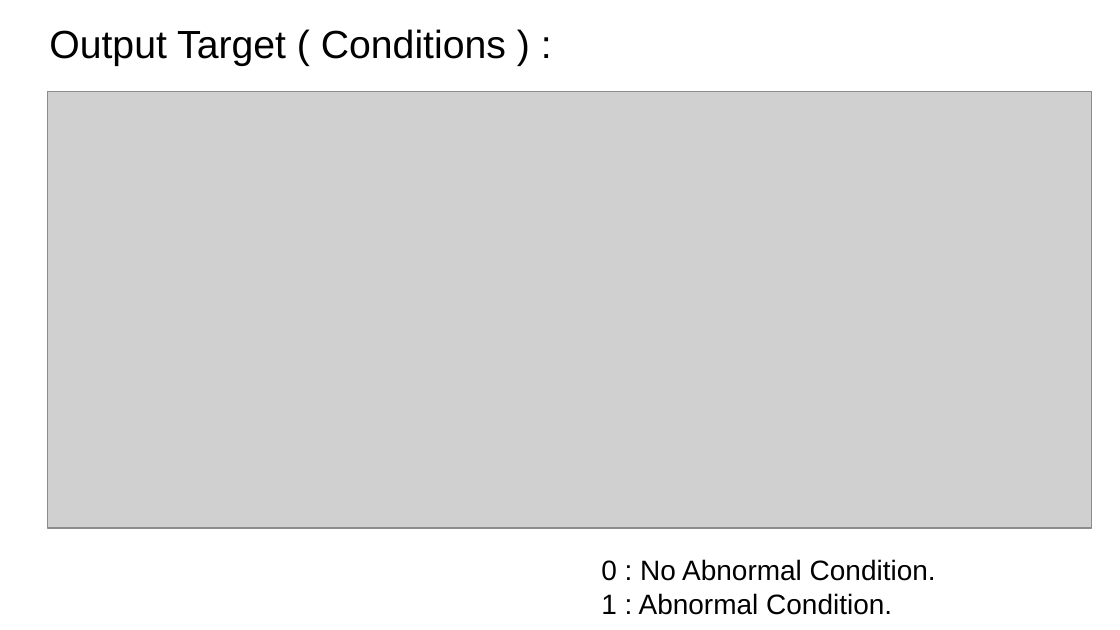
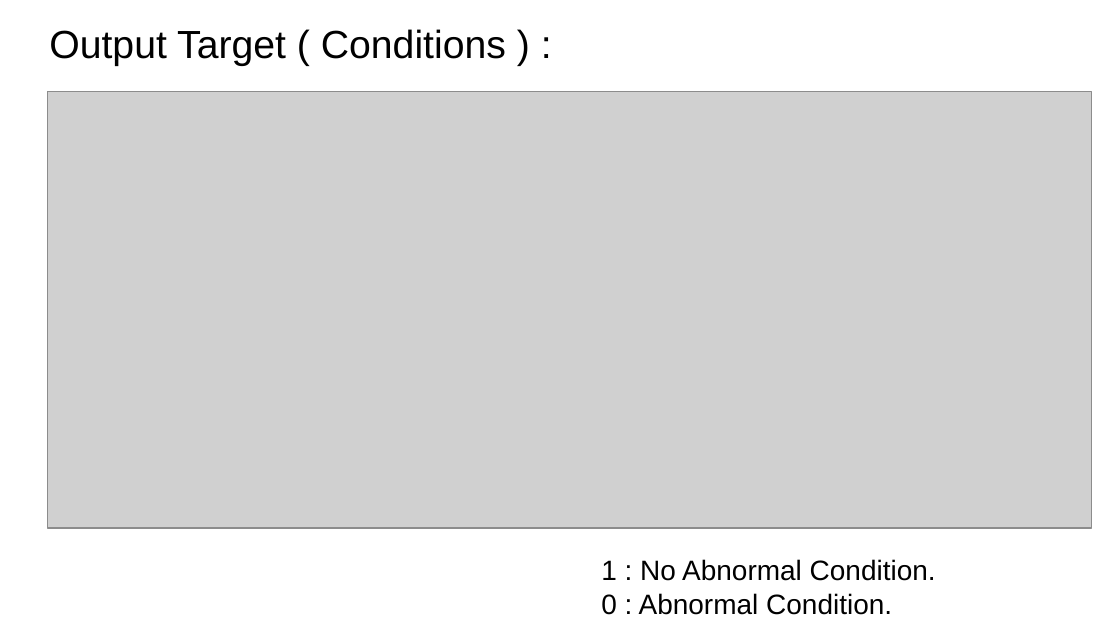
Before and after one commit to Udgata-ML/CDC-Data-CounterFactual, a slide deck: slide 4 of results/CDC Dataset CFs Partial RESULTS.pptx. Drawn at 1120x630 pixels with LibreOffice and Linux fonts; fonts in the diff are those of the drawing; grey boxes stand for pictures. Boxes give left, top, right and bottom in pixels: in the first picture for what was removed or moved away, otherwise in the second. Text is boxed around its words. In the diff, an @@ line names an element or a change of style, - is before the commit and + after.

```diff
--- a/results/CDC Dataset CFs Partial RESULTS.pptx
+++ b/results/CDC Dataset CFs Partial RESULTS.pptx
@@ text at (601,559,936,615): text changed @@
-0 : No Abnormal Condition.
-1 : Abnormal Condition.
+1 : No Abnormal Condition.
+0 : Abnormal Condition.
```
Also in this commit, not shown: 9 other slides changed, 1 other file.
